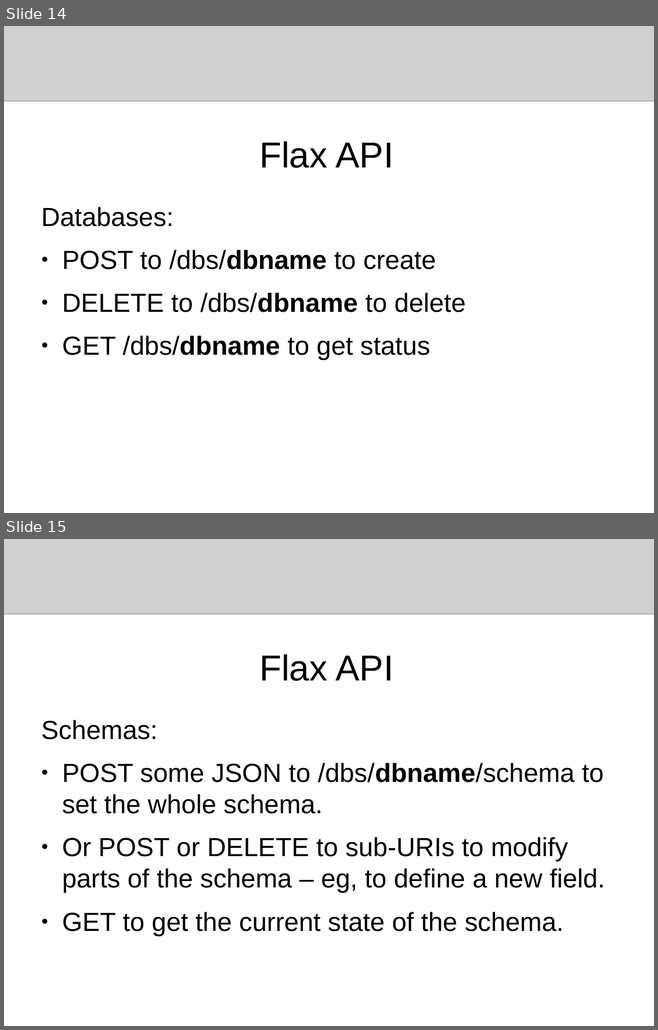
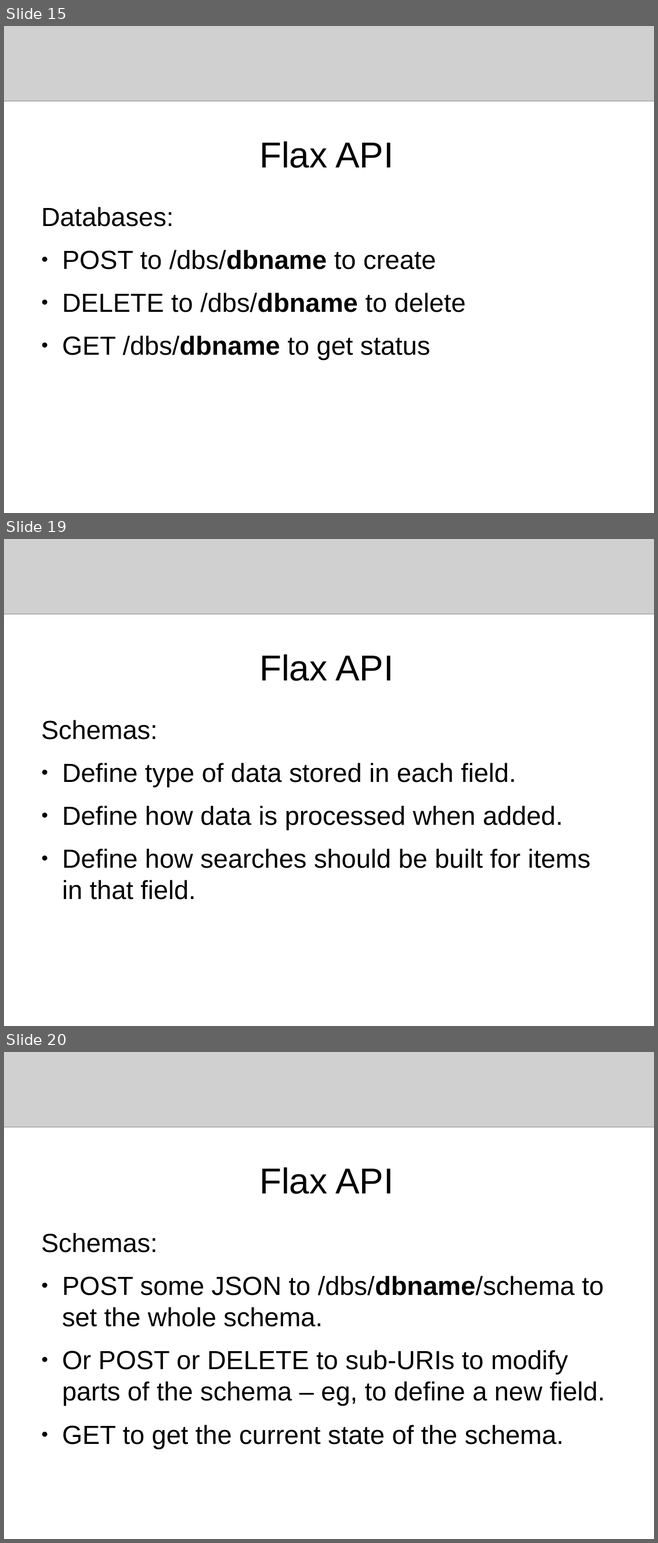
Before and after one commit to flaxsearch/flaxcode, a slide deck: flax_search_service/docs/presentations/europython2009.odp. Shown one above the other, each under a label of ours: slides 14 and 15 before the commit, slides 15, 19 and 20 after it; the slides between them are not shown. The pictures are 658x1030 and 658x1543 pixels, drawn with LibreOffice and Linux fonts; fonts in the diff are those of the drawing; grey boxes stand for pictures. Boxes give left, top, right and bottom in pixels: in the first picture for what was removed or moved away, otherwise in the second. Text is boxed around its words. In the diff, an @@ line names an element or a change of style, - is before the commit and + after.

```diff
--- a/flax_search_service/docs/presentations/europython2009.odp
+++ b/flax_search_service/docs/presentations/europython2009.odp
@@ slide 19 added at <box>4,539,654,1026</box>, background #FFFFFF @@
@@ picture added at <box>4,539,654,614</box> @@
@@ title added at <box>259,654,393,681</box>, 44 pt, text #000000 @@
+Flax API
@@ text added at <box>41,720,590,900</box>, 32 pt, text #000000 @@
+Schemas:
+● Define type of data stored in each field.
+● Define how data is processed when added.
+● Define how searches should be built for items in that field.
@@ what was slide 14 is now slide 15 @@
@@ what was slide 15 is now slide 20 @@
```
Also in this commit, not shown: 2 slides changed, 7 other slides added.
